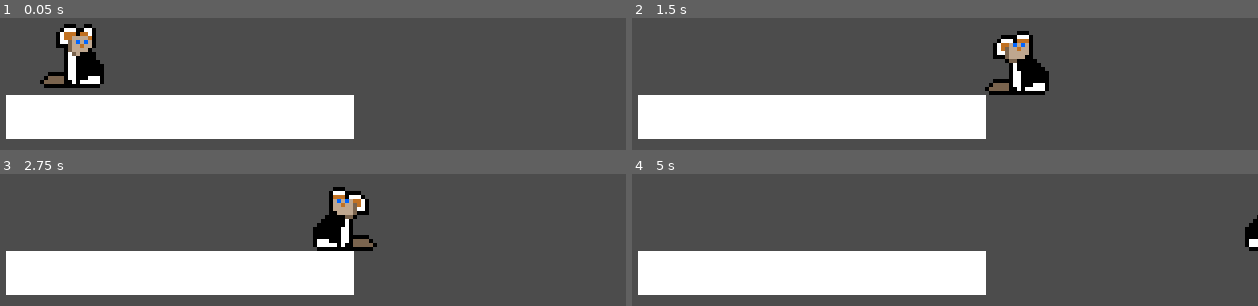
Above: before the commit, frames 1-4 (two rows, left to right).
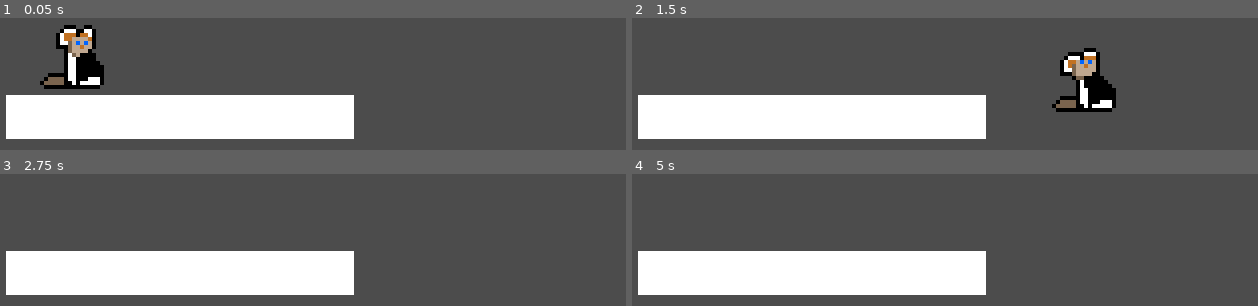
Above: after the commit, the same moments.

Repository: swashdev/minigame-madness
Game: Godot game, scene res://mini/lose/scenes/lose_minigame.tscn
Same seed, same stepped clock (60 frames per second), same inputs: the game is played once before the commit and once after it. This scene is started directly instead of the project's main scene.
Inputs:
- Up to frame 1 (0.05 s): no input
- Up to frame 2 (1.5 s): tap Enter at 0.5 s; hold Right (ui_right) from 0.53 s (still down); tap Space (ui_select) at 0.77 s
- Up to frame 3 (2.75 s): tap Space (ui_select) at 1.52 s; release Right (ui_right) at 2.03 s; hold Left (ui_left) from 2.03 s (still down)
- Up to frame 4 (5 s): release Left (ui_left) at 2.78 s; hold Right (ui_right) 2.78-4.28 s; tap Space (ui_select) at 3.02, 3.77, 4.25, 4.52 s; hold Left (ui_left) from 4.28 s (still down)

The runs differ from the first frame. In frame 1, 0.5% of the frame differs, in the area x 6-17%, y 4-54%; in frame 2, 6.4%, in the area x 56-78%, y 9-72%; in frame 3, 3.2%; in frame 4, 0.4%.

Commit message:
new movement implementation for FluffyPlatformer.
Gravity wasn't working out with the way the physics engine was handling
it, so a custom physics solution has been implemented.

Diff:
--- a/mini/lose/scenes/characters/fluffy_platformer.tscn
+++ b/mini/lose/scenes/characters/fluffy_platformer.tscn
@@ -39,11 +39,8 @@
 [sub_resource type="RectangleShape2D" id=2]
 extents = Vector2( 21.994, 31.9682 )
 
-[node name="FluffyPlatformer" type="RigidBody2D"]
+[node name="FluffyPlatformer" type="KinematicBody2D"]
 collision_mask = 2
-gravity_scale = 3.0
-contacts_reported = 12
-contact_monitor = true
 script = ExtResource( 17 )
 
 [node name="Sprite" type="AnimatedSprite" parent="."]
--- a/mini/lose/scenes/lose_minigame.tscn
+++ b/mini/lose/scenes/lose_minigame.tscn
@@ -12,7 +12,7 @@
 [node name="FluffyPlatformer" parent="." instance=ExtResource( 2 )]
 position = Vector2( 96.0001, 386 )
 
-[node name="BasicFloor" type="KinematicBody2D" parent="."]
+[node name="BasicFloor" type="StaticBody2D" parent="."]
 position = Vector2( 194, 447 )
 collision_layer = 2
 
--- a/mini/lose/scripts/characters/fluffy_platformer.gd
+++ b/mini/lose/scripts/characters/fluffy_platformer.gd
@@ -1,20 +1,28 @@
-extends RigidBody2D
+extends KinematicBody2D
 # A scene for the Fluffy platformer character in the "Lose!" minigame.
 
 
 # Fluffy's movement speed.
 const MOVE_SPEED: float = 400.0
 
+# Fluffy's movement due to gravity.
+const GRAVITY: float = 800.0
+
+# Fluffy's current velocity.
+var _velocity = Vector2()
+
 
 # Fluffy's mainloop.
-func _process( delta ):
+func _physics_process( delta ):
+	# Start by resetting the horizontal velocity.
+	_velocity.x = 0
 	# Move left & right according to presses of the left & right keys.
 	if Input.is_action_pressed( "ui_right" ):
-		position.x += MOVE_SPEED * delta
+		_velocity.x += MOVE_SPEED
 		$Sprite.animation = "run"
 		$Sprite.play()
 	elif Input.is_action_pressed( "ui_left" ):
-		position.x -= MOVE_SPEED * delta
+		_velocity.x -= MOVE_SPEED
 		$Sprite.animation = "run"
 		$Sprite.play()
 	else:
@@ -26,6 +34,16 @@
 		flip( false )
 	if Input.is_action_just_pressed( "ui_left" ):
 		flip( true )
+
+	# Move Fluffy.
+# warning-ignore:return_value_discarded
+	move_and_slide( _velocity, Vector2.UP )
+
+	# Apply gravity.
+	if is_on_floor():
+		_velocity.y = 0
+	else:
+		_velocity.y += GRAVITY * delta
 
 
 # Horizontally flips Fluffy's sprite.
